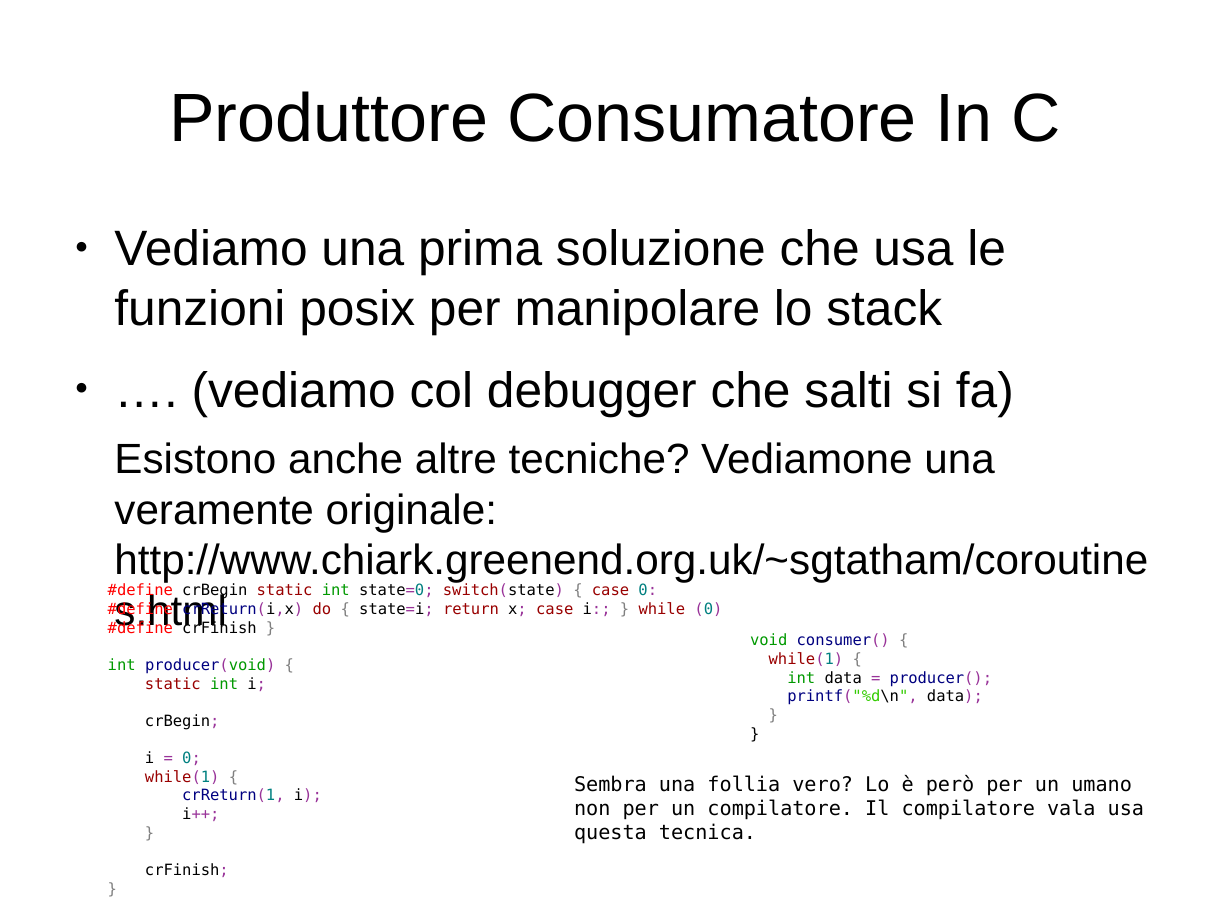
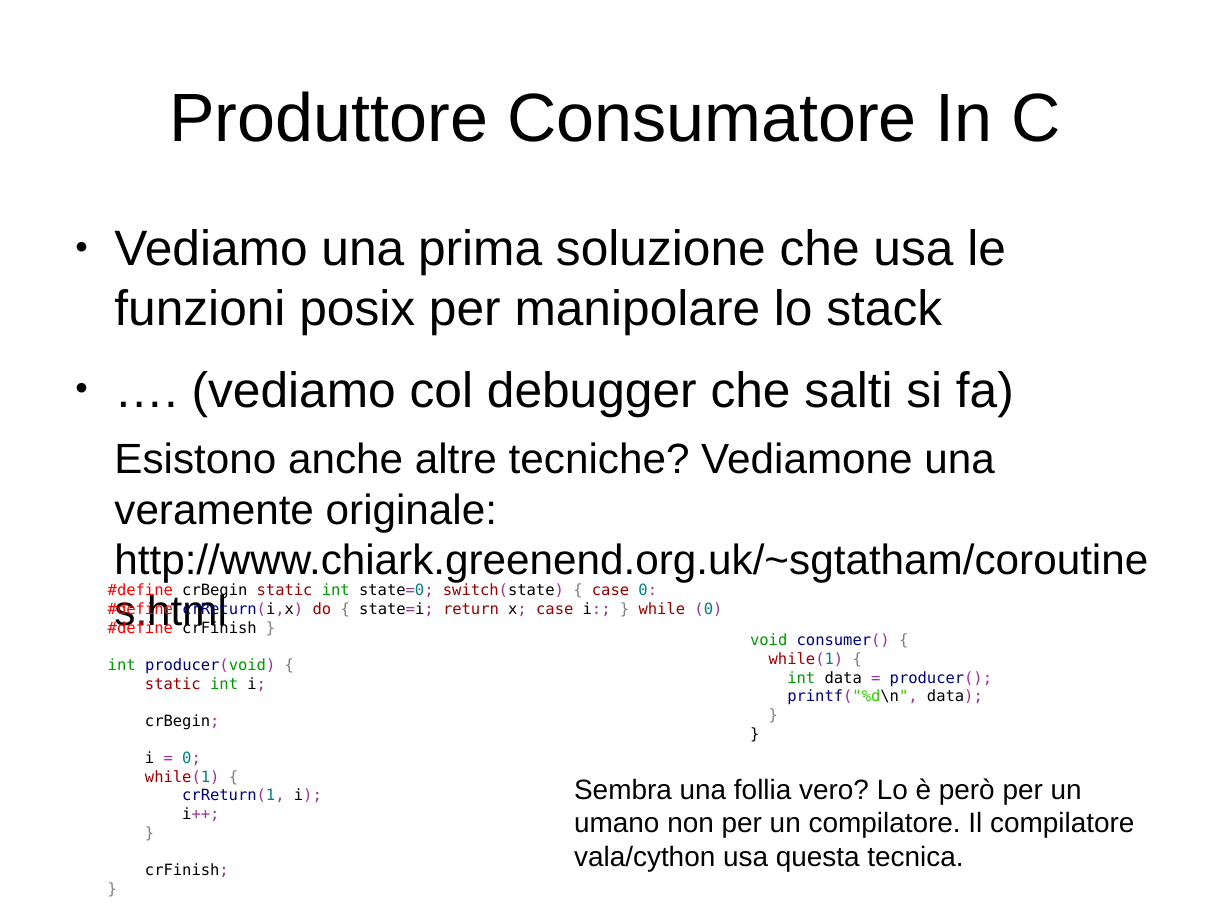
Before and after one commit to mdionisio/workshop_coroutine, a slide deck: slide 13 of presentazione.odp. Drawn at 1232x924 pixels with LibreOffice and Linux fonts; fonts in the diff are those of the drawing. Boxes give left, top, right and bottom in pixels: in the first picture for what was removed or moved away, otherwise in the second. Text is boxed around its words. In the diff, an @@ line names an element or a change of style, - is before the commit and + after.

Commit message:
[ADD] add cython example

```diff
--- a/presentazione.odp
+++ b/presentazione.odp
@@ text at [574, 778, 1134, 871]: text changed; size 13 to 18 pt; font DejaVu Sans Mono to Arial @@
-Sembra una follia vero? Lo è però per un umano non per un compilatore. Il compilatore vala usa questa tecnica.
+Sembra una follia vero? Lo è però per un umano non per un compilatore. Il compilatore vala/cython usa questa tecnica.
```
Also in this commit, not shown: 3 other files.
